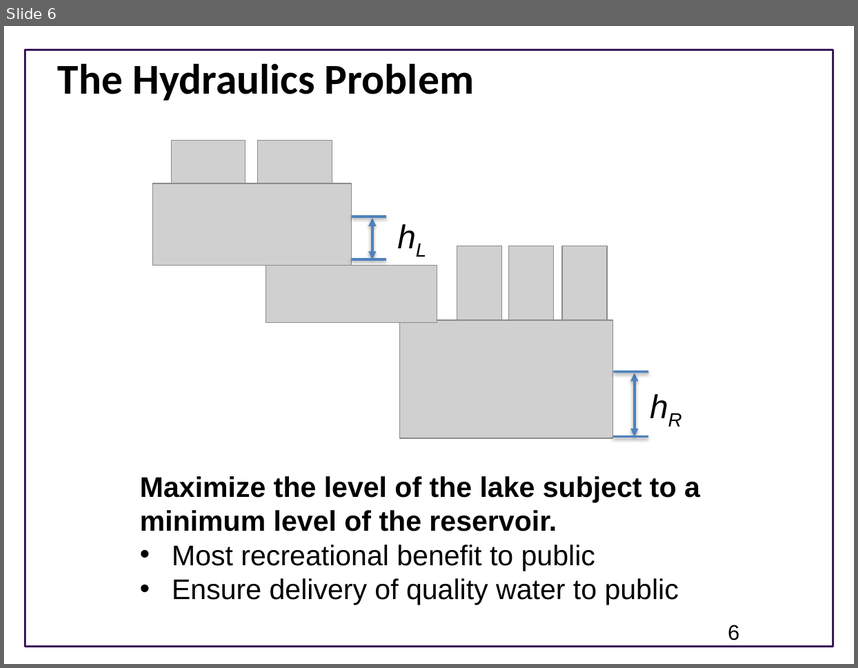
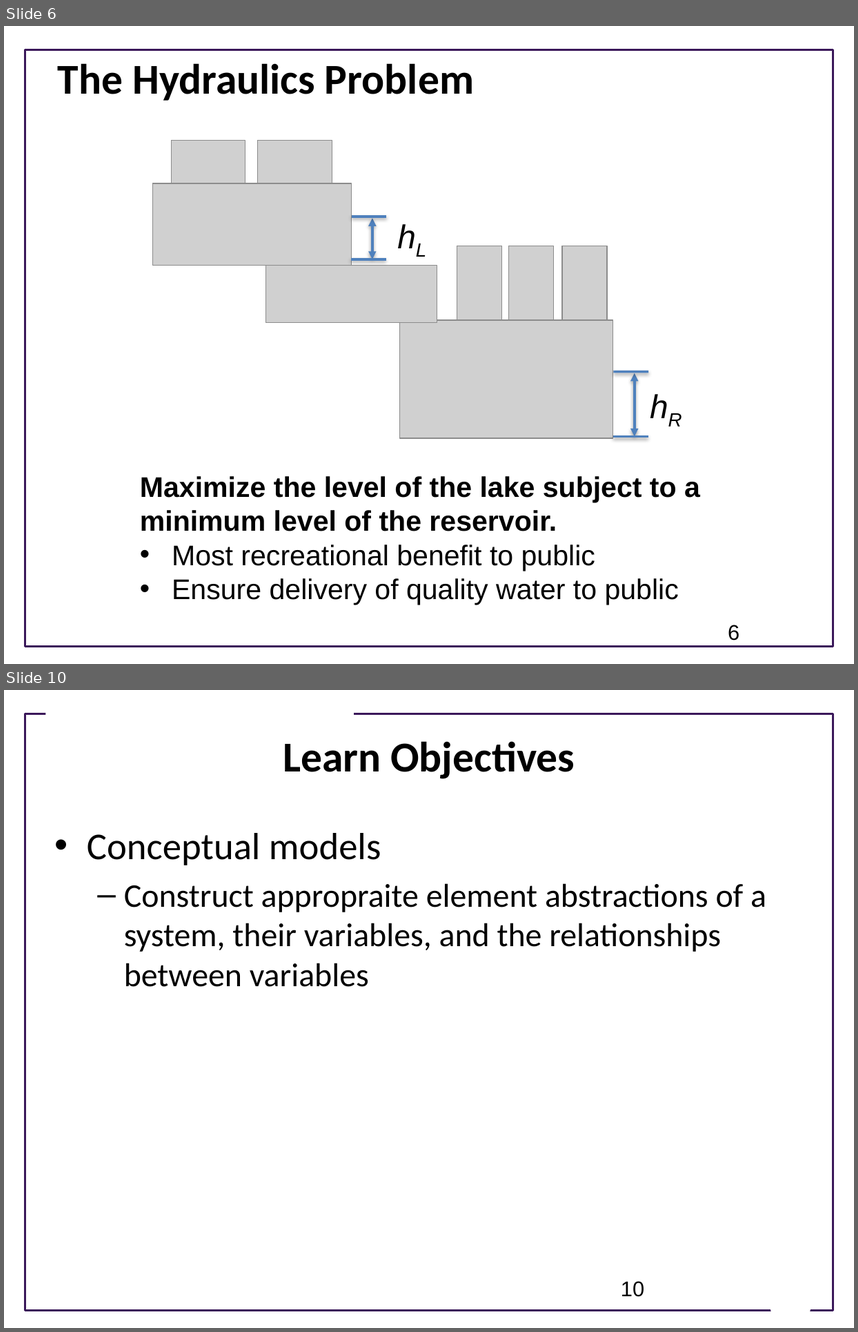
Before and after one commit to ModelEngineering/advancing-biomedical-models, a slide deck: Lectures/CSE 599V Lecture 2- Modeling Essentials.pptx. Shown one above the other, each under a label of ours: slide 6 before the commit, slides 6 and 10 after it; the slides between them are not shown. The pictures are 858x668 and 858x1332 pixels, drawn with LibreOffice and Linux fonts; fonts in the diff are those of the drawing; grey boxes stand for pictures; background and template pictures are left out. Boxes give left, top, right and bottom in pixels: in the first picture for what was removed or moved away, otherwise in the second. Text is boxed around its words. In the diff, an @@ line names an element or a change of style, - is before the commit and + after.

```diff
--- a/Lectures/CSE 599V Lecture 2- Modeling Essentials.pptx
+++ b/Lectures/CSE 599V Lecture 2- Modeling Essentials.pptx
@@ slide 10 added at (4, 690, 854, 1328), background #FFFFFF; not listed: 1 template element that a slide beside it also shows @@
@@ rectangle added at (45, 704, 353, 725), fill #FFFFFF @@
@@ title added at (283, 741, 575, 779), 36 pt, text #000000, bold @@
+Learn Objectives
@@ text added at (87, 833, 766, 987), 28 pt, text #000000 @@
+• Conceptual models
+  – Construct appropraite element abstractions of a system, their variables, and the relationships between variables
@@ page number added at (621, 1281, 644, 1297), 18 pt, text #000000 @@
+10
@@ trapezoid added at (763, 1280, 818, 1317), fill #FFFFFF @@
```
Also in this commit, not shown: 1 slide changed, 3 other slides added, 1 slide removed.
